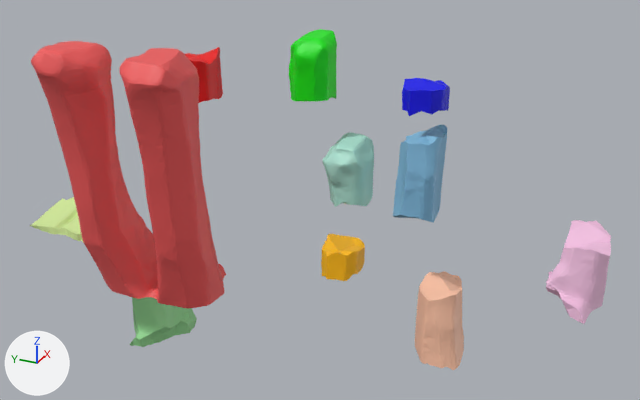
The glTF model docs/result/artifact/437348_sf/fractured_15_11pcs_transformed.glb as it was, and as the next commit left it.
Rendered twice from a 50 mm lens placed at (-1.929, -3.311, 1.918), pointed at (0.63, -2.159, 0.638). Lighting does not change. The marker at lower left points along +X, +Y and +Z. Where no turn or scale is listed for an object, it has been applied to the vertices.

Names of what the first picture shows: 'piece_0.obj', 'piece_1.obj', 'piece_10.obj', 'piece_2.obj', 'piece_3.obj', 'piece_4.obj', 'piece_5.obj', 'piece_6.obj', 'piece_7.obj', 'piece_8.obj', 'piece_9.obj'.
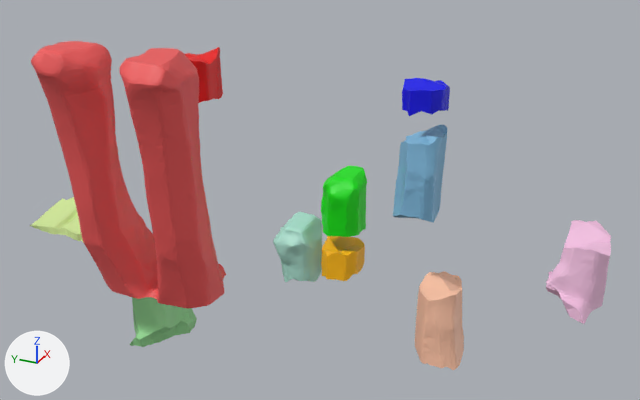
The newer file is also turned or shifted as a whole; pictures and numbers use the older file's frame.

Boxes [x1, y1, x2, y2] around the edits, measured in the pictures (640 x 400 px):
'piece_8.obj', mesh moved: before [289, 29, 337, 101]; after [321, 166, 367, 237]
'piece_4.obj', mesh moved: before [322, 132, 374, 207]; after [273, 212, 322, 282]

What the commit changed:
me_piece_4_obj has 913 vertices, 1822 faces and spans x 0.763..0.98, y -2.255..-2.087, z 0.536..0.782.
me_piece_4_obj is used by ob_piece_4_obj; location (0.0, 0.0, 0.0).
me_piece_4_obj part 1: the whole mesh is moved by (0.0, 0.208, -0.367).
me_piece_8_obj has 816 vertices, 1628 faces and spans x 0.785..0.988, y -2.099..-1.935, z 0.897..1.147.
me_piece_8_obj is used by ob_piece_8_obj; location (0.0, 0.0, 0.0).
me_piece_8_obj part 2: the whole mesh is moved by (0.0, -0.127, -0.51).
